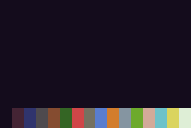
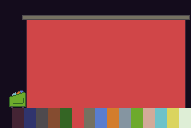
The second 191 x 128 image is a revision of the first. Changes to its layers:
painted on "Background" over [9, 15, 190, 108]
